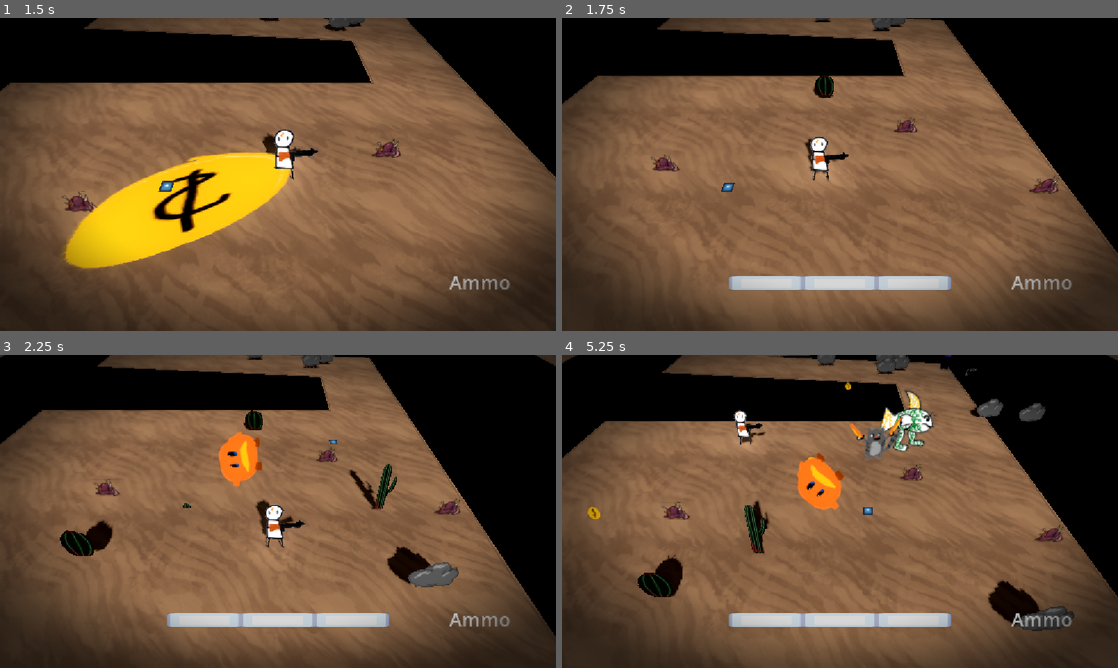
Above: before the commit, frames 1-4 (two rows, left to right).
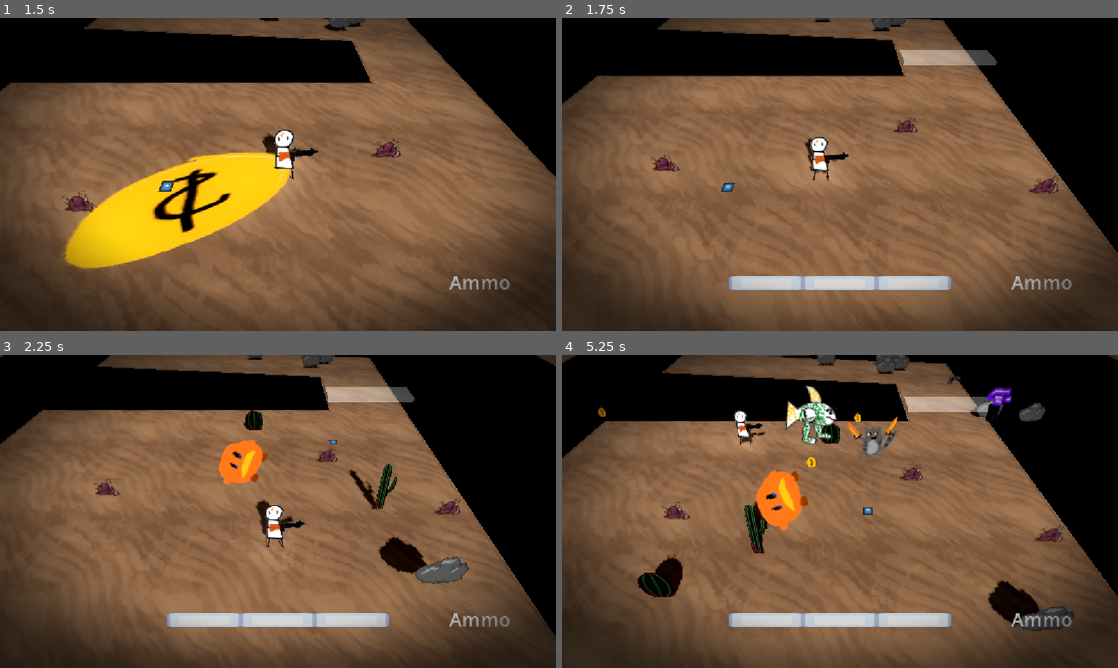
Above: after the commit, the same moments.

Repository: gmuGADIG/DEADSHOT
Game: Godot game, scene res://world/levels/desert_large/level_desert_large.tscn
Same seed, same stepped clock (60 frames per second), same inputs: the game is played once before the commit and once after it. This scene is started directly instead of the project's main scene. The engine's default icon, where the game draws it, is replaced by a stand-in: a white triangle on a blue panel in a dark square.
Inputs (mouse positions are in pixels of both pictures, inside the frame that each line leads up to):
- Up to frame 1 (1.5 s): move the mouse to (400, 158) at 0.52 s; hold D (move_right) 0.53-1.28 s; hold Right mouse button (whip) 0.53-1.28 s; move the mouse to (166, 190) at 1.27 s; hold S (move_down) from 1.28 s (still down); click (166, 190) at 1.35 s
- Up to frame 2 (1.75 s): keep holding S (move_down); right-click (728, 190) at 1.55 s
- Up to frame 3 (2.25 s): move the mouse to (333, 442) at 2.02 s; release S (move_down) at 2.03 s; hold D (move_right) from 2.03 s (still down); hold E (interact) from 2.03 s (still down)
- Up to frame 4 (5.25 s): right-click (895, 442) at 2.3 s; move the mouse to (812, 574) at 2.77 s; release D (move_right) at 2.78 s; release E (interact) at 2.78 s; hold W (move_up) 2.78-3.53 s; tap Space (roll) at 2.85 s; right-click (812, 574) at 3.05 s; move the mouse to (1006, 558) at 3.52 s; hold Right mouse button (whip) 3.53-4.28 s; hold A (move_left) 3.53-5.03 s; move the mouse to (673, 464) at 4.27 s; right-click (673, 464) at 4.35 s; move the mouse to (867, 511) at 5.02 s; press the mouse at (867, 511) at 5.03 s; hold S (move_down) from 5.03 s (still down)

Frame 1 is identical in both runs. In frame 2, 1.0% of the frame differs, in the area x 45-79%, y 10-26%; in frame 3, 2.8%; in frame 4, 5.7%, in the area x 4-82%, y 0-57%.

Commit message:
Added blockers for encounters

Diff:
--- /dev/null
+++ b/world/blocker/blocker.tscn
@@ -0,0 +1,29 @@
+[gd_scene load_steps=5 format=3 uid="uid://bp6l0lw650m8o"]
+
+[ext_resource type="Script" uid="uid://5yprj03obbfy" path="res://world/enemy/encounter/encounter_obj.gd" id="2_egdxf"]
+
+[sub_resource type="StandardMaterial3D" id="StandardMaterial3D_2guf3"]
+transparency = 1
+albedo_color = Color(1, 1, 1, 0.3254902)
+
+[sub_resource type="BoxMesh" id="BoxMesh_nn1ho"]
+
+[sub_resource type="ConvexPolygonShape3D" id="ConvexPolygonShape3D_101jw"]
+points = PackedVector3Array(0.5, 0.5, 0.5, 0.5, 0.5, -0.5, -0.5, 0.5, 0.5, 0.5, -0.5, 0.5, 0.5, -0.5, -0.5, -0.5, 0.5, -0.5, -0.5, -0.5, 0.5, -0.5, -0.5, -0.5)
+
+[node name="Blocker" type="StaticBody3D"]
+transform = Transform3D(1.782, 0, 0, 0, 1, 0, 0, 0, 4.257, 0, 0, 0)
+
+[node name="MeshInstance3D" type="MeshInstance3D" parent="."]
+transform = Transform3D(1, 0, 0, 0, 0.2524895, 0, 0, 0, 1, 0, 0.7466908, 0)
+material_override = SubResource("StandardMaterial3D_2guf3")
+mesh = SubResource("BoxMesh_nn1ho")
+
+[node name="CollisionShape3D" type="CollisionShape3D" parent="."]
+transform = Transform3D(1, 0, 0, 0, 0.2524895, 0, 0, 0, 1, 0, 0.7466908, 0)
+shape = SubResource("ConvexPolygonShape3D_101jw")
+
+[node name="EncounterObject" type="Node" parent="."]
+script = ExtResource("2_egdxf")
+hide_on_finish = true
+metadata/_custom_type_script = "uid://5yprj03obbfy"
--- a/world/enemy/encounter/encounter.gd
+++ b/world/enemy/encounter/encounter.gd
@@ -14,6 +14,9 @@
 
 ## Camera will zoom out this much when the encounter is active.
 @export var camera_zoom := 1.2
+
+## When the encounter starts, objects appear one after another, with this many seconds between each object.
+@export var appear_delay := 0.1
 
 var progress := EncounterProgress.WAITING
 
@@ -62,13 +65,16 @@
 	%CameraTracked.enabled = true
 	for obj in get_encounter_objects():
 		obj.start()
-		await get_tree().create_timer(0.1, false).timeout
+		await get_tree().create_timer(appear_delay, false).timeout
 
 func end_encounter() -> void:
 	print("Encounter END")
 	progress = EncounterProgress.DONE
 	%CameraTracked.enabled = false
 	active_encounter = null
+
+	for obj in get_encounter_objects():
+		obj.finish()
 
 func _is_encounter_done() -> bool:
 	for o: EncounterObject in get_tree().get_nodes_in_group("encounter_object"):
--- a/world/enemy/encounter/encounter_obj.gd
+++ b/world/enemy/encounter/encounter_obj.gd
@@ -5,6 +5,9 @@
 ## If true, the object will be active and visible from the start.
 ## Useful if an enemy is spawned in the middle of an encounter.
 @export var start_active := false
+
+## True if the object should hide itself after the encounter finishes.
+@export var hide_on_finish := false
 
 var _started := false
 
@@ -25,11 +28,14 @@
 		if sibling is Hurtbox: return sibling.health_component
 	return null
 
+## Called when the game starts. Hides the object until the encounter starts.
 func hide() -> void:
 	var p: Node3D = get_parent()
 	p.visible = false
 	p.process_mode = PROCESS_MODE_DISABLED
 
+## Called when the encounter starts. Makes the object appear, with a little animation.
+## Note that each object's start method is called one after another, with a delay between each one.
 func start() -> void:
 	_started = true
 
@@ -44,6 +50,20 @@
 	tween.tween_property(p, "position:y", y, 0.3)
 	await tween.finished
 
+
+## Called when the encounter finishes.
+func finish() -> void:
+	if not hide_on_finish: return
+
+	var p: Node3D = get_parent()
+
+	var tween := create_tween().set_ease(Tween.EASE_OUT).set_trans(Tween.TRANS_BACK)
+	tween.tween_property(p, "position:y", -5, 0.3)
+	await tween.finished
+
+	p.visible = false
+	p.process_mode = Node.PROCESS_MODE_DISABLED
+
 func is_active() -> bool:
 	return _started
 
--- a/world/levels/desert_intro/level_desert_intro.tscn
+++ b/world/levels/desert_intro/level_desert_intro.tscn
@@ -9,6 +9,7 @@
 [ext_resource type="PackedScene" uid="uid://8er7o8byf7v1" path="res://world/decoration/well/well.tscn" id="7_7xwwm"]
 [ext_resource type="PackedScene" uid="uid://d1e8myf75tnlv" path="res://world/interactables/cover/cover_cactus_large.tscn" id="8_5rqjd"]
 [ext_resource type="PackedScene" uid="uid://c2bxn6p802s68" path="res://world/interactables/cover/cover_cactus_small.tscn" id="9_jncf5"]
+[ext_resource type="PackedScene" uid="uid://bp6l0lw650m8o" path="res://world/blocker/blocker.tscn" id="10_101jw"]
 [ext_resource type="PackedScene" uid="uid://dhb2pgqbfvxoa" path="res://world/enemy/encounter/encounter.tscn" id="10_hfrtt"]
 [ext_resource type="PackedScene" uid="uid://b4n4rflu3my0v" path="res://world/enemy/longhorn/longhorn.tscn" id="11_nn1ho"]
 [ext_resource type="PackedScene" uid="uid://dxdkwdigtcn43" path="res://world/enemy/test/enemy_test.tscn" id="12_nn1ho"]
@@ -140,15 +141,10 @@
 [node name="Wilder" parent="LeftArea/Encounter" index="3" instance=ExtResource("6_nn1ho")]
 transform = Transform3D(1, 0, 0, 0, 1, 0, 0, 0, 1, 7.7350006, 0, -0.36204433)
 
-[node name="Middle" type="Node3D" parent="." index="10"]
-
-[node name="Cover30" parent="Middle" index="0" instance=ExtResource("3_ab4dd")]
-transform = Transform3D(1, 0, 0, 0, 1, 0, 0, 0, 1, -12.254129, 0, 3.8984404)
-
-[node name="Cover31" parent="Middle" index="1" instance=ExtResource("3_ab4dd")]
-transform = Transform3D(1, 0, 0, 0, 1, 0, 0, 0, 1, -12.254129, 0, 2.0326915)
-
-[node name="RightArea" type="Node3D" parent="." index="11"]
+[node name="Blocker" parent="LeftArea/Encounter" index="4" instance=ExtResource("10_101jw")]
+transform = Transform3D(1.782, 0, 0, 0, 1, 0, 0, 0, 9.304141, 17.697525, 0, -4.871868)
+
+[node name="RightArea" type="Node3D" parent="." index="10"]
 
 [node name="Objects" type="Node3D" parent="RightArea" index="0"]
 
@@ -158,28 +154,16 @@
 [node name="Cover29" parent="RightArea/Objects" index="1" instance=ExtResource("3_ab4dd")]
 transform = Transform3D(1, 0, 0, 0, 1, 0, 0, 0, 1, 2.675026, 0, 10.5535555)
 
-[node name="Cover34" parent="RightArea/Objects" index="2" instance=ExtResource("3_ab4dd")]
-transform = Transform3D(1, 0, 0, 0, 1, 0, 0, 0, 1, 24.928534, 0, 2.1283236)
-
-[node name="Cover37" parent="RightArea/Objects" index="3" instance=ExtResource("3_ab4dd")]
-transform = Transform3D(1, 0, 0, 0, 1, 0, 0, 0, 1, 24.928534, 0, 0.83330536)
-
-[node name="Cover35" parent="RightArea/Objects" index="4" instance=ExtResource("3_ab4dd")]
-transform = Transform3D(1, 0, 0, 0, 1, 0, 0, 0, 1, 24.800724, 0, 3.6979027)
-
-[node name="Cover36" parent="RightArea/Objects" index="5" instance=ExtResource("3_ab4dd")]
-transform = Transform3D(1, 0, 0, 0, 1, 0, 0, 0, 1, 24.800724, 0, 4.9153037)
-
-[node name="CactusSmall3" parent="RightArea/Objects" index="6" instance=ExtResource("9_jncf5")]
+[node name="CactusSmall3" parent="RightArea/Objects" index="2" instance=ExtResource("9_jncf5")]
 transform = Transform3D(1, 0, 0, 0, 1, 0, 0, 0, 1, 1.9249552, -3.9919975e-08, -0.91326237)
 
-[node name="CactusLarge4" parent="RightArea/Objects" index="7" instance=ExtResource("8_5rqjd")]
+[node name="CactusLarge4" parent="RightArea/Objects" index="3" instance=ExtResource("8_5rqjd")]
 transform = Transform3D(1, 0, 0, 0, 1, 0, 0, 0, 1, 2.8003745, -1.127243e-07, -2.5788307)
 
-[node name="CactusSmall4" parent="RightArea/Objects" index="8" instance=ExtResource("9_jncf5")]
+[node name="CactusSmall4" parent="RightArea/Objects" index="4" instance=ExtResource("9_jncf5")]
 transform = Transform3D(1, 0, 0, 0, 1, 0, 0, 0, 1, 1.375016, -1.3406809e-07, -3.0671196)
 
-[node name="CactusLarge5" parent="RightArea/Objects" index="9" instance=ExtResource("8_5rqjd")]
+[node name="CactusLarge5" parent="RightArea/Objects" index="5" instance=ExtResource("8_5rqjd")]
 transform = Transform3D(1, 0, 0, 0, 1, 0, 0, 0, 1, 1.754, 0, 11.468)
 
 [node name="Decoration" type="Node3D" parent="RightArea" index="1"]
@@ -197,15 +181,21 @@
 transform = Transform3D(1, 0, 0, 0, 1, 0, 0, 0, 1, 5.5439053, 0, 7.6797676)
 camera_zoom = 1.3
 
-[node name="EncounterShape" type="CollisionShape3D" parent="RightArea/Encounter2" index="1"]
+[node name="Blocker" parent="RightArea/Encounter2" index="1" instance=ExtResource("10_101jw")]
+transform = Transform3D(1.782, 0, 0, 0, 1, 0, 0, 0, 9.304141, -17.037071, 0, -4.871868)
+
+[node name="Blocker2" parent="RightArea/Encounter2" index="2" instance=ExtResource("10_101jw")]
+transform = Transform3D(1.782, 0, 0, 0, 1, 0, 0, 0, 9.304141, 19.47855, 0, -4.871868)
+
+[node name="EncounterShape" type="CollisionShape3D" parent="RightArea/Encounter2" index="3"]
 transform = Transform3D(1, 0, 0, 0, 1, 0, 0, 0, 1, -4.340645, 0, 0.0406456)
 shape = SubResource("BoxShape3D_nn1ho")
 
-[node name="LonghornEnemy" parent="RightArea/Encounter2" index="2" instance=ExtResource("11_nn1ho")]
+[node name="LonghornEnemy" parent="RightArea/Encounter2" index="4" instance=ExtResource("11_nn1ho")]
 transform = Transform3D(1, 0, 0, 0, 1, 0, 0, 0, 1, 11.755775, 0, -8.423571)
 
-[node name="Wilder" parent="RightArea/Encounter2" index="3" instance=ExtResource("6_nn1ho")]
+[node name="Wilder" parent="RightArea/Encounter2" index="5" instance=ExtResource("6_nn1ho")]
 transform = Transform3D(1, 0, 0, 0, 1, 0, 0, 0, 1, 0.27910042, 0, -1.1591015)
 
-[node name="EnemyTest" parent="RightArea/Encounter2" index="4" instance=ExtResource("12_nn1ho")]
+[node name="EnemyTest" parent="RightArea/Encounter2" index="6" instance=ExtResource("12_nn1ho")]
 transform = Transform3D(1, 0, 0, 0, 1, 0, 0, 0, 1, 0, 0, -13.043771)
--- a/world/levels/desert_large/level_desert_large.tscn
+++ b/world/levels/desert_large/level_desert_large.tscn
@@ -1,9 +1,10 @@
-[gd_scene load_steps=18 format=3 uid="uid://crgv6bkolrlyy"]
+[gd_scene load_steps=19 format=3 uid="uid://crgv6bkolrlyy"]
 
 [ext_resource type="PackedScene" uid="uid://bk60c4813t663" path="res://world/levels/level_base.tscn" id="1_b00wy"]
 [ext_resource type="Resource" uid="uid://q24ustx30otu" path="res://world/floor/sand/sand.tres" id="2_5t0jw"]
 [ext_resource type="PackedScene" uid="uid://rberd5xw8srm" path="res://world/transitions/transition.tscn" id="2_8watp"]
 [ext_resource type="PackedScene" uid="uid://d1e8myf75tnlv" path="res://world/interactables/cover/cover_cactus_large.tscn" id="4_xa3ak"]
+[ext_resource type="PackedScene" uid="uid://bp6l0lw650m8o" path="res://world/blocker/blocker.tscn" id="6_4q5tc"]
 [ext_resource type="PackedScene" uid="uid://c8a3ul47e6b2y" path="res://world/interactables/cover/cover_boulder.tscn" id="7_afdcq"]
 [ext_resource type="PackedScene" uid="uid://bb3qdjspo0kcq" path="res://world/interactables/barrel/barrel.tscn" id="8_afdcq"]
 [ext_resource type="PackedScene" uid="uid://c2bxn6p802s68" path="res://world/interactables/cover/cover_cactus_small.tscn" id="8_bu2xb"]
@@ -120,49 +121,52 @@
 transform = Transform3D(1, 0, 0, 0, 1, 0, 0, 0, 1, 0, 0, 5.0660176)
 shape = SubResource("BoxShape3D_b84ov")
 
-[node name="CactusSmall2" parent="Encounter" index="2" instance=ExtResource("8_bu2xb")]
+[node name="Blocker" parent="Encounter" index="2" instance=ExtResource("6_4q5tc")]
+transform = Transform3D(-7.7893695e-08, 0, -6.579698, 0, 0.99999994, 0, 1.782, 0, -2.8760772e-07, 6.985276, 0, -9.453638)
+
+[node name="CactusSmall2" parent="Encounter" index="3" instance=ExtResource("8_bu2xb")]
 transform = Transform3D(1, 0, 0, 0, 1, 0, 0, 0, 1, -1.828599, -5.2422085e-05, -6.1498084)
 
-[node name="CactusLarge" parent="Encounter" index="3" instance=ExtResource("4_xa3ak")]
+[node name="CactusLarge" parent="Encounter" index="4" instance=ExtResource("4_xa3ak")]
 transform = Transform3D(1, 0, 0, 0, 1, 0, 0, 0, 1, 5.1270914, -2.0367612e-07, 0.5694008)
 
-[node name="Tumbleweed" parent="Encounter" index="4" instance=ExtResource("9_bu2xb")]
+[node name="Tumbleweed" parent="Encounter" index="5" instance=ExtResource("9_bu2xb")]
 transform = Transform3D(1, 0, 0, 0, 1, 0, 0, 0, 1, -2.0461931, 0.18278442, -0.95781946)
 
-[node name="Boulder" parent="Encounter" index="5" instance=ExtResource("7_afdcq")]
+[node name="Boulder" parent="Encounter" index="6" instance=ExtResource("7_afdcq")]
 transform = Transform3D(1, 0, 0, 0, 1, 0, 0, 0, 1, 5.8415976, 0.17816657, 4.598154)
 
-[node name="CactusSmall" parent="Encounter" index="6" instance=ExtResource("8_bu2xb")]
+[node name="CactusSmall" parent="Encounter" index="7" instance=ExtResource("8_bu2xb")]
 transform = Transform3D(1, 0, 0, 0, 1, 0, 0, 0, 1, -8.36802, 3.8467604e-07, 3.650879)
 
-[node name="CactusLarge2" parent="Encounter" index="7" instance=ExtResource("4_xa3ak")]
+[node name="CactusLarge2" parent="Encounter" index="8" instance=ExtResource("4_xa3ak")]
 transform = Transform3D(1, 0, 0, 0, 1, 0, 0, 0, 1, -4.897048, -6.496742e-07, 1.4215727)
 
-[node name="Meat" parent="Encounter" index="8" instance=ExtResource("10_r6j0u")]
+[node name="Meat" parent="Encounter" index="9" instance=ExtResource("10_r6j0u")]
 transform = Transform3D(1, 0, 0, 0, 1, 0, 0, 0, 1, 2.8820887, 0, -2.552362)
 
-[node name="Meat2" parent="Encounter" index="9" instance=ExtResource("10_r6j0u")]
+[node name="Meat2" parent="Encounter" index="10" instance=ExtResource("10_r6j0u")]
 transform = Transform3D(1, 0, 0, 0, 1, 0, 0, 0, 1, -9.306729, 0, 0.11185837)
 
-[node name="Meat3" parent="Encounter" index="10" instance=ExtResource("10_r6j0u")]
+[node name="Meat3" parent="Encounter" index="11" instance=ExtResource("10_r6j0u")]
 transform = Transform3D(1, 0, 0, 0, 1, 0, 0, 0, 1, 8.414924, 0, 1.3507395)
 
-[node name="Wilder" parent="Encounter" index="11" instance=ExtResource("11_4q5tc")]
+[node name="Wilder" parent="Encounter" index="12" instance=ExtResource("11_4q5tc")]
 transform = Transform3D(1, 0, 0, 0, 1, 0, 0, 0, 1, 8.078797, 0, -3.8107715)
 
-[node name="LonghornEnemy" parent="Encounter" index="12" instance=ExtResource("12_qk81x")]
+[node name="LonghornEnemy" parent="Encounter" index="13" instance=ExtResource("12_qk81x")]
 transform = Transform3D(1, 0, 0, 0, 1, 0, 0, 0, 1, -10.863417, 0, -3.9949393)
 
-[node name="EnemyTest" parent="Encounter" index="13" instance=ExtResource("13_r6j0u")]
+[node name="EnemyTest" parent="Encounter" index="14" instance=ExtResource("13_r6j0u")]
 transform = Transform3D(1, 0, 0, 0, 1, 0, 0, 0, 1, 2.240838, 0, 1.5357122)
 
-[node name="Barrel" parent="Encounter" index="14" instance=ExtResource("8_afdcq")]
+[node name="Barrel" parent="Encounter" index="15" instance=ExtResource("8_afdcq")]
 transform = Transform3D(1, 0, 0, 0, 1, 0, 0, 0, 1, -1.7318039, 0, 2.4070454)
 
-[node name="Boulder2" parent="Encounter" index="15" instance=ExtResource("7_afdcq")]
+[node name="Boulder2" parent="Encounter" index="16" instance=ExtResource("7_afdcq")]
 transform = Transform3D(1, 0, 0, 0, 1, 0, 0, 0, 1, 12.867116, 0, -9.018074)
 
-[node name="Boulder3" parent="Encounter" index="16" instance=ExtResource("7_afdcq")]
+[node name="Boulder3" parent="Encounter" index="17" instance=ExtResource("7_afdcq")]
 transform = Transform3D(1, 0, 0, 0, 1, 0, 0, 0, 1, 10.0113, 0, -9.621494)
 
 [node name="Encounter2" parent="." index="14" instance=ExtResource("9_fpcaa")]
Not shown: 1 places in world/levels/desert_intro/level_desert_intro.tscn that only renumber resources
